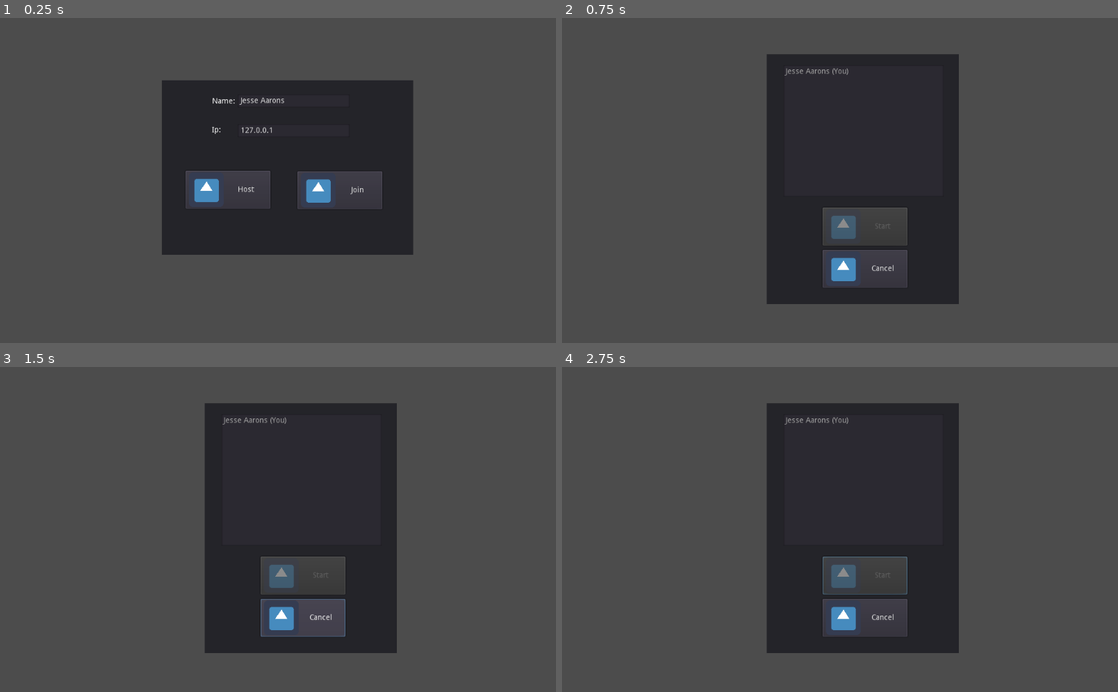
Above: before the commit, frames 1-4 (two rows, left to right).
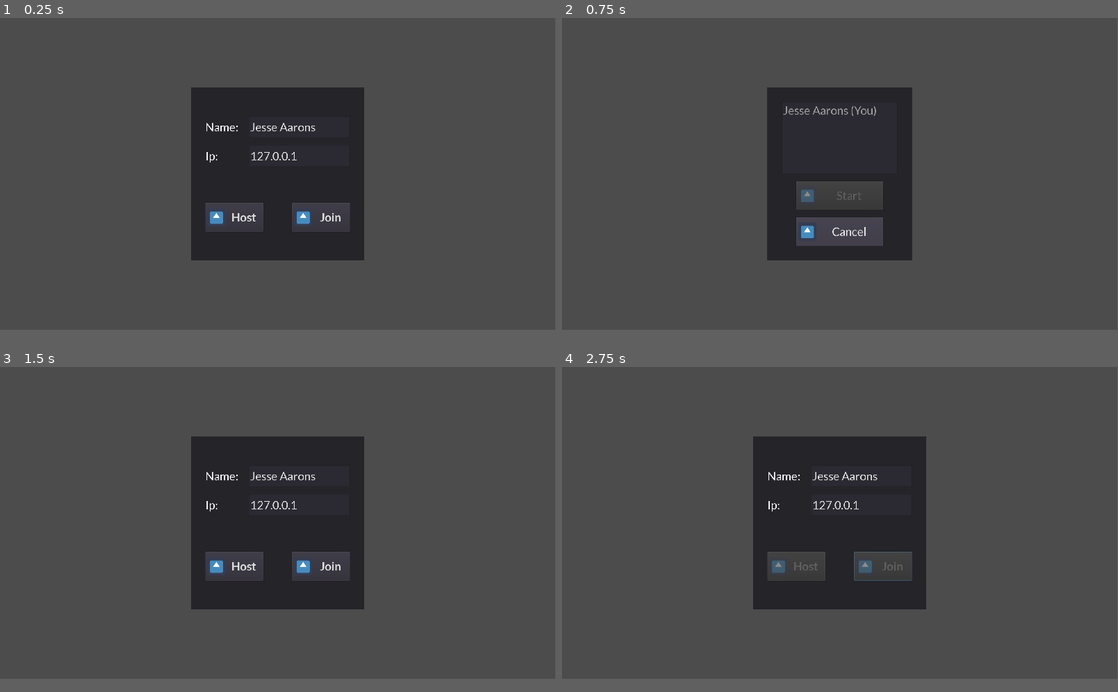
Above: after the commit, the same moments.

Repository: The-Portfolio-Organisation/MagickaTheMagicForest
Game: Godot game, scene res://Scenes/Lobby.tscn
Two runs of this game, one before a commit and one after it. Both use one fixed random seed, a clock stepped at 60 frames per second and the inputs below. The engine's default icon, where the game draws it, is replaced by a stand-in: a white triangle on a blue panel in a dark square.
Inputs (mouse positions are in pixels of both pictures, inside the frame that each line leads up to):
- Up to frame 1 (0.25 s): no input
- Up to frame 2 (0.75 s): click "Host" at 0.5 s
- Up to frame 3 (1.5 s): click "Cancel" at 1.25 s
- Up to frame 4 (2.75 s): click (884, 575) at 2 s, where only the run after the commit has a clickable "Join"
In our replay, the window is 800x468 before the commit and 799x449 after it. These sizes can differ from the game's own. Grey fills any space a smaller window leaves; there, only what the larger window draws over its background counts as a difference.

The runs differ from the first frame. In frame 1, 12% of the frame differs, in the area x 29-75%, y 19-75%; in frame 2, 14%, in the area x 36-72%, y 11-89%; in frame 3, 14%; in frame 4, 14%.

Commit message:
* Better loby

Diff:
--- a/source/Scenes/Lobby.tscn
+++ b/source/Scenes/Lobby.tscn
@@ -1,81 +1,144 @@
-[gd_scene load_steps=3 format=2]
+[gd_scene load_steps=11 format=2]
 
 [ext_resource path="res://Assets/UI/icon.png" type="Texture" id=1]
 [ext_resource path="res://Scripts/UI/Lobby.gd" type="Script" id=2]
+[ext_resource path="res://Assets/UI/fonts/Lato-Bold.ttf" type="DynamicFontData" id=3]
+[ext_resource path="res://Assets/UI/fonts/Lato-Regular.ttf" type="DynamicFontData" id=4]
+
+[sub_resource type="VisualShaderNodeColorConstant" id=3]
+output_port_for_preview = 0
+constant = Color( 0.752941, 0.12549, 0.12549, 1 )
+
+[sub_resource type="VisualShader" id=4]
+code = "shader_type spatial;
+render_mode specular_schlick_ggx;
+
+
+
+
+void vertex() {
+// Output:0
+
+}
+
+void fragment() {
+// Color:2
+	vec3 n_out2p0 = vec3(0.752941, 0.125490, 0.125490);
+	float n_out2p1 = 1.000000;
+
+// Output:0
+	ALBEDO = n_out2p0;
+
+}
+
+void light() {
+// Output:0
+
+}
+"
+graph_offset = Vector2( 0, 75 )
+nodes/fragment/2/node = SubResource( 3 )
+nodes/fragment/2/position = Vector2( 140, 140 )
+nodes/fragment/connections = PoolIntArray( 2, 0, 0, 0 )
+
+[sub_resource type="ShaderMaterial" id=5]
+shader = SubResource( 4 )
+
+[sub_resource type="DynamicFont" id=1]
+size = 40
+font_data = ExtResource( 3 )
+
+[sub_resource type="DynamicFont" id=2]
+size = 40
+font_data = ExtResource( 4 )
+
+[sub_resource type="DynamicFont" id=6]
+size = 40
+font_data = ExtResource( 4 )
 
 [node name="Lobby" type="Node2D"]
 script = ExtResource( 2 )
 
-[node name="Connect" type="Panel" parent="."]
-anchor_left = 0.5
-anchor_top = 0.5
-anchor_right = 0.5
-anchor_bottom = 0.5
-margin_left = 298.0
-margin_top = 115.0
-margin_right = 761.0
-margin_bottom = 437.0
-
-[node name="HostBtn" type="Button" parent="Connect"]
-anchor_left = 0.5
-anchor_top = 0.5
-anchor_right = 0.5
-anchor_bottom = 0.5
-margin_left = -187.5
-margin_top = 6.0
-margin_right = -31.5
-margin_bottom = 76.0
+[node name="Control" type="Control" parent="."]
+self_modulate = Color( 1, 0.00392157, 0.00392157, 1 )
+material = SubResource( 5 )
+margin_right = 1920.0
+margin_bottom = 1080.0
+__meta__ = {
+"_edit_use_anchors_": true
+}
+
+[node name="Connect" type="Panel" parent="Control"]
+anchor_right = 1.0
+anchor_bottom = 1.0
+margin_left = 660.0
+margin_top = 240.0
+margin_right = -660.0
+margin_bottom = -240.0
+__meta__ = {
+"_edit_use_anchors_": true
+}
+
+[node name="HostBtn" type="Button" parent="Control/Connect"]
+anchor_right = 1.0
+anchor_bottom = 1.0
+margin_left = 50.0
+margin_top = 400.0
+margin_right = -350.0
+margin_bottom = -100.0
+custom_fonts/font = SubResource( 1 )
 text = "Host"
 icon = ExtResource( 1 )
 
-[node name="JoinBtn" type="Button" parent="Connect"]
-anchor_left = 0.5
-anchor_top = 0.5
-anchor_right = 0.5
-anchor_bottom = 0.5
-margin_left = 18.5
-margin_top = 7.0
-margin_right = 174.5
-margin_bottom = 77.0
+[node name="JoinBtn" type="Button" parent="Control/Connect"]
+anchor_right = 1.0
+anchor_bottom = 1.0
+margin_left = 350.0
+margin_top = 400.0
+margin_right = -50.0
+margin_bottom = -100.0
+custom_fonts/font = SubResource( 1 )
 text = "Join"
 icon = ExtResource( 1 )
 
-[node name="NameEdt" type="LineEdit" parent="Connect"]
-anchor_left = 0.5
-anchor_top = 0.5
-anchor_right = 0.5
-anchor_bottom = 0.5
-margin_left = -91.5
-margin_top = -135.0
-margin_right = 114.5
-margin_bottom = -111.0
-
-[node name="Label" type="Label" parent="Connect/NameEdt"]
-margin_left = -47.0
-margin_top = 6.0
-margin_right = -7.0
-margin_bottom = 20.0
+[node name="NameEdt" type="LineEdit" parent="Control/Connect"]
+anchor_right = 1.0
+anchor_bottom = 1.0
+margin_left = 200.0
+margin_top = 100.0
+margin_right = -50.0
+margin_bottom = -425.0
+custom_fonts/font = SubResource( 2 )
+
+[node name="Label" type="Label" parent="Control/Connect/NameEdt"]
+anchor_right = 1.0
+anchor_bottom = 1.0
+margin_left = -150.0
+margin_right = -375.0
+custom_fonts/font = SubResource( 2 )
 text = "Name:"
-
-[node name="IpEdt" type="LineEdit" parent="Connect"]
-anchor_left = 0.5
-anchor_top = 0.5
-anchor_right = 0.5
-anchor_bottom = 0.5
-margin_left = -91.5
-margin_top = -80.0
-margin_right = 114.5
-margin_bottom = -56.0
+valign = 1
+
+[node name="IpEdt" type="LineEdit" parent="Control/Connect"]
+anchor_right = 1.0
+anchor_bottom = 1.0
+margin_left = 200.0
+margin_top = 200.0
+margin_right = -50.0
+margin_bottom = -325.0
+custom_fonts/font = SubResource( 2 )
 text = "127.0.0.1"
 
-[node name="Label" type="Label" parent="Connect/IpEdt"]
-margin_left = -48.0
-margin_top = 4.0
-margin_right = -8.0
-margin_bottom = 18.0
+[node name="Label" type="Label" parent="Control/Connect/IpEdt"]
+anchor_right = 1.0
+anchor_bottom = 1.0
+margin_left = -150.0
+margin_right = -375.0
+custom_fonts/font = SubResource( 2 )
 text = "Ip:"
-
-[node name="ErrorLabel" type="Label" parent="Connect"]
+valign = 1
+
+[node name="ErrorLabel" type="Label" parent="Control/Connect"]
 anchor_left = 0.5
 anchor_top = 0.5
 anchor_right = 0.5
@@ -85,52 +148,55 @@
 margin_right = 153.5
 margin_bottom = 122.0
 
-[node name="Players" type="Panel" parent="."]
+[node name="Players" type="Panel" parent="Control"]
 visible = false
+anchor_right = 1.0
+anchor_bottom = 1.0
+margin_left = 710.0
+margin_top = 240.0
+margin_right = -710.0
+margin_bottom = -240.0
+
+[node name="StartBtn" type="Button" parent="Control/Players"]
 anchor_left = 0.5
 anchor_top = 0.5
 anchor_right = 0.5
 anchor_bottom = 0.5
-margin_left = 377.0
-margin_top = 67.0
-margin_right = 731.0
-margin_bottom = 528.0
-
-[node name="StartBtn" type="Button" parent="Players"]
+margin_left = -150.0
+margin_top = 25.0
+margin_right = 150.0
+margin_bottom = 125.0
+custom_fonts/font = SubResource( 6 )
+text = "Start"
+icon = ExtResource( 1 )
+
+[node name="CancelBtn" type="Button" parent="Control/Players"]
 anchor_left = 0.5
 anchor_top = 0.5
 anchor_right = 0.5
 anchor_bottom = 0.5
-margin_left = -74.0
-margin_top = 52.5
-margin_right = 82.0
-margin_bottom = 122.5
-text = "Start"
-icon = ExtResource( 1 )
-
-[node name="CancelBtn" type="Button" parent="Players"]
-anchor_left = 0.5
-anchor_top = 0.5
-anchor_right = 0.5
-anchor_bottom = 0.5
-margin_left = -74.0
-margin_top = 130.5
-margin_right = 82.0
-margin_bottom = 200.5
+margin_left = -150.0
+margin_top = 150.0
+margin_right = 150.0
+margin_bottom = 250.0
+custom_fonts/font = SubResource( 6 )
 text = "Cancel"
 icon = ExtResource( 1 )
 
-[node name="List" type="ItemList" parent="Players"]
-margin_left = 31.0
-margin_top = 20.0
-margin_right = 326.0
-margin_bottom = 263.0
-
-[node name="ErrorDialog" type="AcceptDialog" parent="."]
+[node name="List" type="ItemList" parent="Control/Players"]
+anchor_right = 1.0
+anchor_bottom = 1.0
+margin_left = 50.0
+margin_top = 50.0
+margin_right = -50.0
+margin_bottom = -300.0
+custom_fonts/font = SubResource( 6 )
+
+[node name="ErrorDialog" type="AcceptDialog" parent="Control"]
 margin_right = 83.0
 margin_bottom = 58.0
 
-[connection signal="pressed" from="Connect/HostBtn" to="." method="_on_HostBtn_pressed"]
-[connection signal="pressed" from="Connect/JoinBtn" to="." method="_on_JoinBtn_pressed"]
-[connection signal="pressed" from="Players/StartBtn" to="." method="_on_StartBtn_pressed"]
-[connection signal="pressed" from="Players/CancelBtn" to="." method="_on_CancelBtn_pressed"]
+[connection signal="pressed" from="Control/Connect/HostBtn" to="." method="_on_HostBtn_pressed"]
+[connection signal="pressed" from="Control/Connect/JoinBtn" to="." method="_on_JoinBtn_pressed"]
+[connection signal="pressed" from="Control/Players/StartBtn" to="." method="_on_StartBtn_pressed"]
+[connection signal="pressed" from="Control/Players/CancelBtn" to="." method="_on_CancelBtn_pressed"]
--- a/source/Scripts/ActorComponents/Player/PlayerMovement.gd
+++ b/source/Scripts/ActorComponents/Player/PlayerMovement.gd
@@ -39,6 +39,9 @@
 			direction += $Pivot.global_transform.basis.z
 		if (Input.is_action_pressed("move_forward")):
 			direction -= $Pivot.global_transform.basis.z
+		# (tmp) Exit the game
+		if (Input.is_action_just_pressed("stop")):
+			Connections.end_game()
 
 		# Jumping
 		if (is_on_floor() and Input.is_action_just_pressed("jump")):
--- a/source/Scripts/UI/Lobby.gd
+++ b/source/Scripts/UI/Lobby.gd
@@ -8,75 +8,75 @@
 	Connections.connect("game_ended", self, "_on_game_ended")
 	Connections.connect("game_error", self, "_on_game_error")
 
-	$Connect/NameEdt.text = Connections.player_name
+	$Control/Connect/NameEdt.text = Connections.player_name
 
 # Buttuns action
 func _on_HostBtn_pressed():
-	if $Connect/NameEdt.text == "":
-		$Connect/ErrorLabel.text = "Invalid name!"
+	if $Control/Connect/NameEdt.text == "":
+		$Control/Connect/ErrorLabel.text = "Invalid name!"
 		return
 
-	$Connect.hide()
-	$Players.show()
-	$Connect/ErrorLabel.text = ""
+	$Control/Connect.hide()
+	$Control/Players.show()
+	$Control/Connect/ErrorLabel.text = ""
 
-	var player_name = $Connect/NameEdt.text
+	var player_name = $Control/Connect/NameEdt.text
 	Connections.host_game(player_name)
 	refresh_lobby()
 
 func _on_JoinBtn_pressed():
-	if $Connect/NameEdt.text == "":
-		$Connect/ErrorLabel.text = "Invalid name!"
+	if $Control/Connect/NameEdt.text == "":
+		$Control/Connect/ErrorLabel.text = "Invalid name!"
 		return
 
-	var ip = $Connect/IpEdt.text
+	var ip = $Control/Connect/IpEdt.text
 	if not ip.is_valid_ip_address():
-		$Connect/ErrorLabel.text = "Invalid IP address!"
+		$Control/Connect/ErrorLabel.text = "Invalid IP address!"
 		return
 
-	$Connect/ErrorLabel.text = ""
-	$Connect/HostBtn.disabled = true
-	$Connect/JoinBtn.disabled = true
+	$Control/Connect/ErrorLabel.text = ""
+	$Control/Connect/HostBtn.disabled = true
+	$Control/Connect/JoinBtn.disabled = true
 
-	var player_name = $Connect/NameEdt.text
+	var player_name = $Control/Connect/NameEdt.text
 	Connections.join_game(ip, player_name)
 
 func _on_StartBtn_pressed():
 	Connections.begin_game()
 
 func _on_CancelBtn_pressed():
-	pass
+	Connections.end_game()
 
 # Signal responses
 func _on_connection_success():
-	$Connect.hide()
-	$Players.show()
+	$Control/Connect.hide()
+	$Control/Players.show()
 
 func _on_connection_failed():
-	$Connect/HostBtn.disabled = false
-	$Connect/JoinBtn.disabled = false
-	$Connect/ErrorLabel.set_text("Connection failed.")
+	$Control/Connect/HostBtn.disabled = false
+	$Control/Connect/JoinBtn.disabled = false
+	$Control/Connect/ErrorLabel.set_text("Connection failed.")
 
 func _on_game_ended():
 	show()
 	Input.set_mouse_mode(Input.MOUSE_MODE_VISIBLE)
-	$Connect.show()
-	$Players.hide()
-	$Connect/HostBtn.disabled = false
-	$Connect/JoinBtn.disabled = false
+	$Control/Connect.show()
+	$Control/Players.hide()
+	$Control/Connect/HostBtn.disabled = false
+	$Control/Connect/JoinBtn.disabled = false
 
 func _on_game_error(errtxt):
-	$ErrorDialog.dialog_text = errtxt
-	$ErrorDialog.popup_centered_minsize()
-	$Connect/HostBtn.disabled = false
-	$Connect/JoinBtn.disabled = false
+	$Control/ErrorDialog.dialog_text = errtxt
+	$Control/ErrorDialog.popup_centered_minsize()
+	$Control/Connect/HostBtn.disabled = false
+	$Control/Connect/JoinBtn.disabled = false
 
 func refresh_lobby():
 	var players = Connections.get_player_list()
 	players.sort()
-	$Players/List.clear()
-	$Players/List.add_item(Connections.get_player_name() + " (You)")
+	$Control/Players/List.clear()
+	$Control/Players/List.add_item(Connections.get_player_name() + " (You)")
 	for p in players:
-		$Players/List.add_item(p)
+		$Control/Players/List.add_item(p)
 
-	$Players/StartBtn.disabled = not get_tree().is_network_server()
+	$Control/Players/StartBtn.disabled = not get_tree().is_network_server()
--- a/source/Subobjects/Player.tscn
+++ b/source/Subobjects/Player.tscn
@@ -1,8 +1,6 @@
-[gd_scene load_steps=13 format=2]
+[gd_scene load_steps=11 format=2]
 
-[ext_resource path="res://Assets/Materials/empty.png" type="Texture" id=1]
 [ext_resource path="res://Scripts/ActorComponents/Player/PlayerMovement.gd" type="Script" id=2]
-[ext_resource path="res://Scripts/ActorComponents/Player/Inventory.gd" type="Script" id=3]
 
 [sub_resource type="SpatialMaterial" id=5]
 albedo_color = Color( 0.533333, 0.0784314, 0.411765, 1 )
@@ -68,50 +66,3 @@
 [node name="CollisionShape" type="CollisionShape" parent="."]
 transform = Transform( 1, 0, 0, 0, -4.37114e-08, -1, 0, 1, -4.37114e-08, 0, 0, 0 )
 shape = SubResource( 2 )
-
-[node name="HBoxContainer" type="HBoxContainer" parent="."]
-anchor_left = 0.5
-anchor_top = 0.8
-anchor_right = 0.5
-anchor_bottom = 0.8
-margin_left = -218.0
-margin_top = -69.0
-margin_right = 218.0
-margin_bottom = 69.0
-grow_horizontal = 2
-grow_vertical = 2
-alignment = 1
-script = ExtResource( 3 )
-__meta__ = {
-"_edit_use_anchors_": true
-}
-my_images = [ "res://Assets/Materials/empty.png", "res://Assets/Materials/sword.jpg", "res://Assets/Materials/bow.png" ]
-
-[node name="TextureRect" type="TextureRect" parent="HBoxContainer"]
-margin_right = 84.0
-margin_bottom = 138.0
-texture = ExtResource( 1 )
-
-[node name="TextureRect2" type="TextureRect" parent="HBoxContainer"]
-margin_left = 88.0
-margin_right = 172.0
-margin_bottom = 138.0
-texture = ExtResource( 1 )
-
-[node name="TextureRect3" type="TextureRect" parent="HBoxContainer"]
-margin_left = 176.0
-margin_right = 260.0
-margin_bottom = 138.0
-texture = ExtResource( 1 )
-
-[node name="TextureRect4" type="TextureRect" parent="HBoxContainer"]
-margin_left = 264.0
-margin_right = 348.0
-margin_bottom = 138.0
-texture = ExtResource( 1 )
-
-[node name="TextureRect5" type="TextureRect" parent="HBoxContainer"]
-margin_left = 352.0
-margin_right = 436.0
-margin_bottom = 138.0
-texture = ExtResource( 1 )
--- a/source/project.godot
+++ b/source/project.godot
@@ -17,6 +17,11 @@
 [autoload]
 
 Connections="*res://Scripts/Network/Connections.gd"
+
+[display]
+
+window/size/width=1920
+window/size/height=1080
 
 [input]
 
